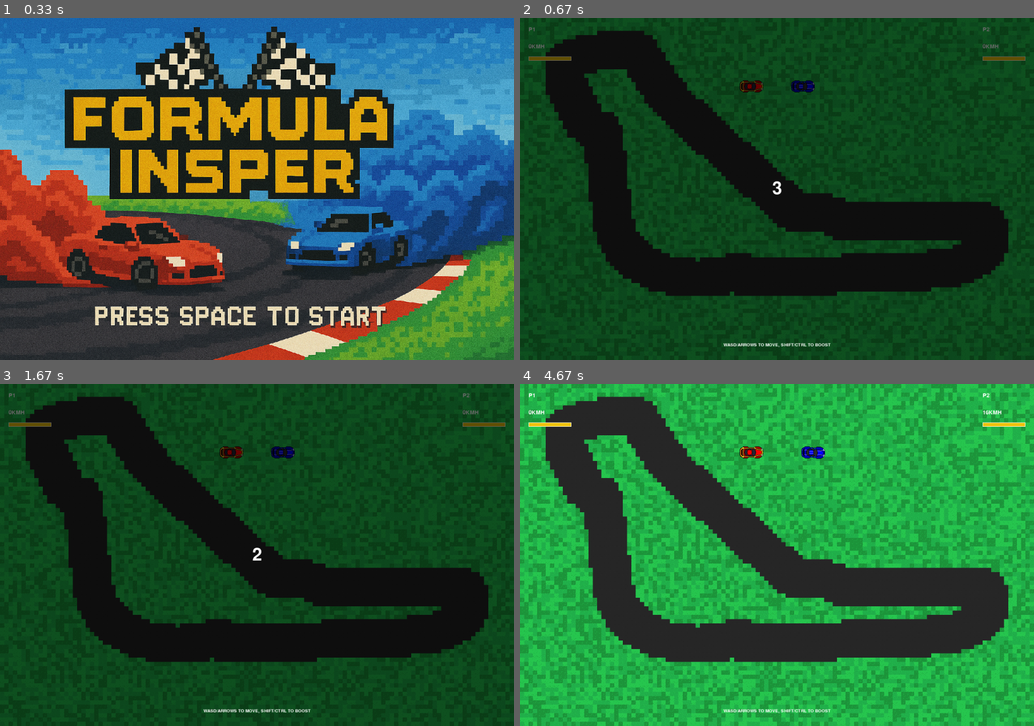
Above: before the commit, frames 1-4 (two rows, left to right).
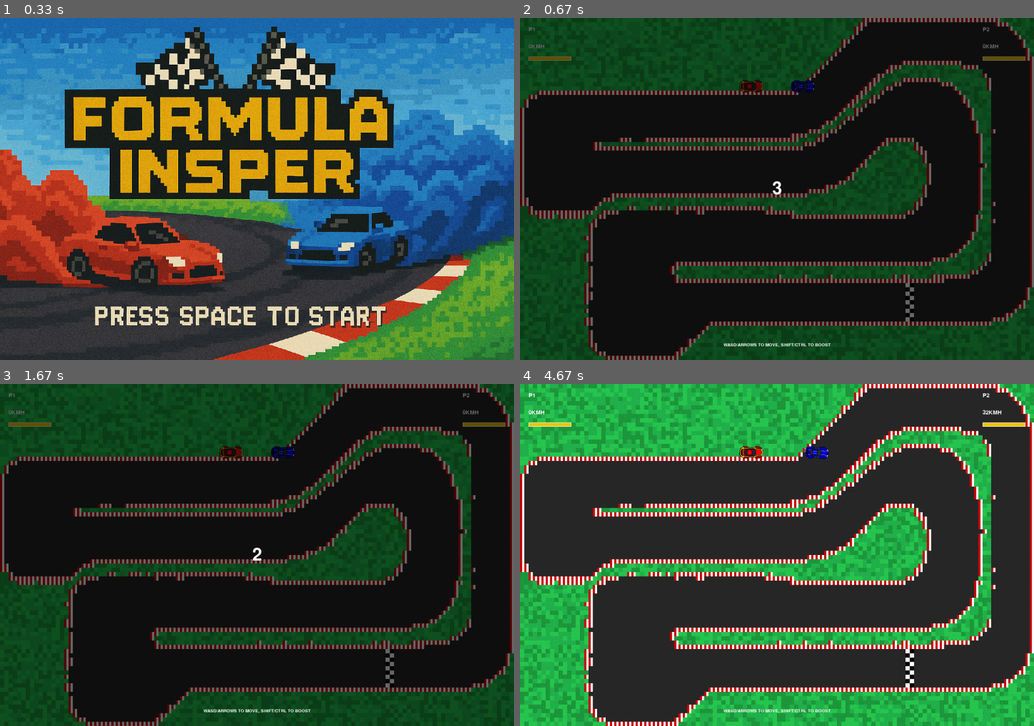
Above: after the commit, the same moments.

Repository: raphaelcp22/PYGAME
Game: pygame game, started from game.py
The game is run twice, just before and just after one commit, with the same random seed, the same clock (stepped at 60 frames per second) and the same inputs.
Inputs:
- Up to frame 1 (0.33 s): no input
- Up to frame 2 (0.67 s): tap Space at 0.33 s
- Up to frame 3 (1.67 s): no input
- Up to frame 4 (4.67 s): tap D at 3.23 s; hold Up 4.07-4.53 s; hold Right from 4.57 s (still down)

Frame 1 is identical in both runs. In frame 2, 59% of the frame differs, in the area x 0-100%, y 0-100%; in frame 3, 59%; in frame 4, 69%.

Commit message:
nova pista com borda e linha de chegada sem detecção

Diff:
--- a/game.py
+++ b/game.py
@@ -65,7 +65,7 @@
         tile.set_at((rx, ry), (gray, gray, gray))
     track_tiles.append(tile)
 
-# tiles de borda (NÃO TESTADO AINDA - FAZER PISTA COM BORDAS)
+# tiles de borda
 curb_tile = pygame.Surface((CELL_SIZE, CELL_SIZE))
 for i in range(CELL_SIZE):
     color = CURB_COLORS[(i // 5) % 2]
@@ -81,7 +81,7 @@
 grass_map = [[0 for _ in range(COLS)] for _ in range(ROWS)]
 
 # carrega foto da pista
-track_mask = pygame.image.load("track_mask.png").convert()
+track_mask = pygame.image.load("track_mask2.png").convert()
 track_mask = pygame.transform.scale(track_mask, (COLS, ROWS))
 
 for y in range(ROWS):
@@ -286,7 +286,13 @@
             elif tile == 2:
                 surface.blit(curb_tile, (x*CELL_SIZE, y*CELL_SIZE))
             elif tile == 4:
-                pygame.draw.rect(surface, (0, 0, 255), (x*CELL_SIZE, y*CELL_SIZE, CELL_SIZE, CELL_SIZE))
+                # padrão xadrez preto e branco para a linha de chegada
+                checker_tile = pygame.Surface((CELL_SIZE, CELL_SIZE))
+                if (x + y) % 2 == 0:  # alterna as cores em padrão xadrez
+                    checker_tile.fill(WHITE)
+                else:
+                    checker_tile.fill(BLACK)
+                surface.blit(checker_tile, (x*CELL_SIZE, y*CELL_SIZE))
 
 def draw_hud(surface, cars):
     for i, car in enumerate(cars):
Binary file added: track_mask2.png
